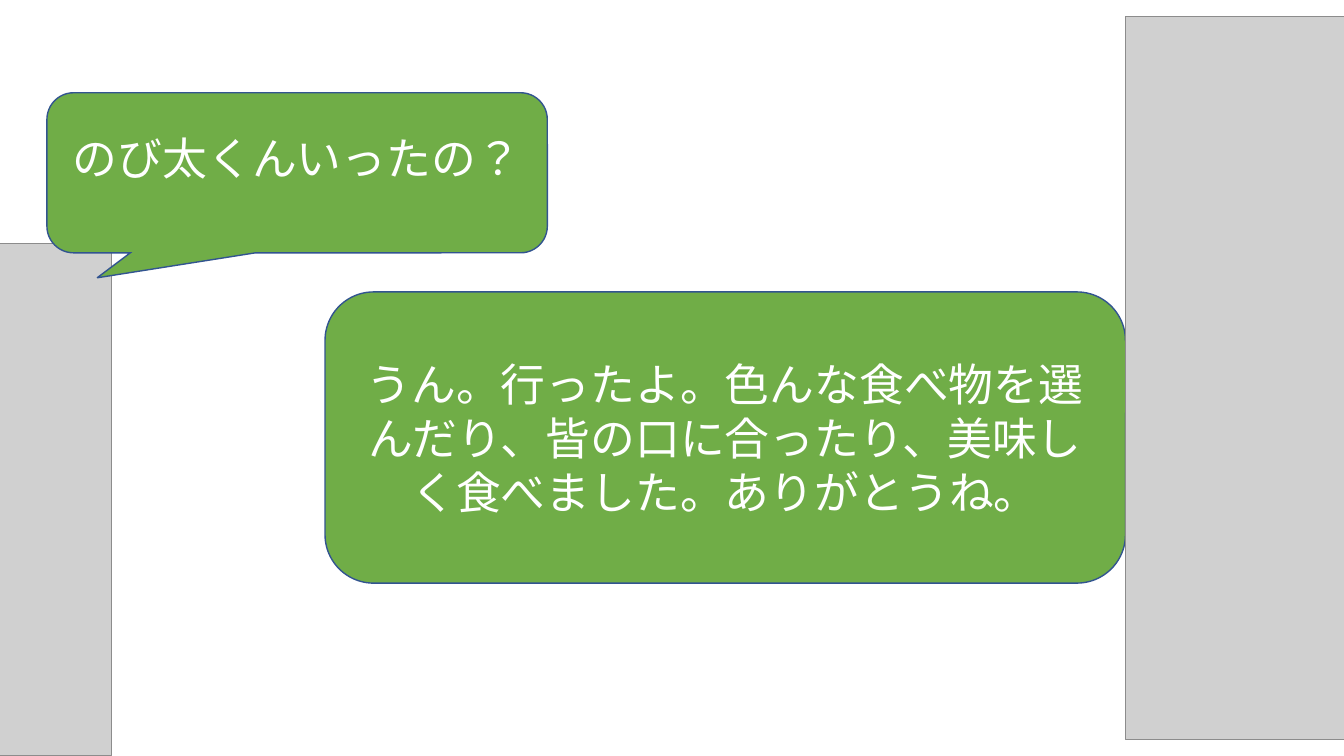
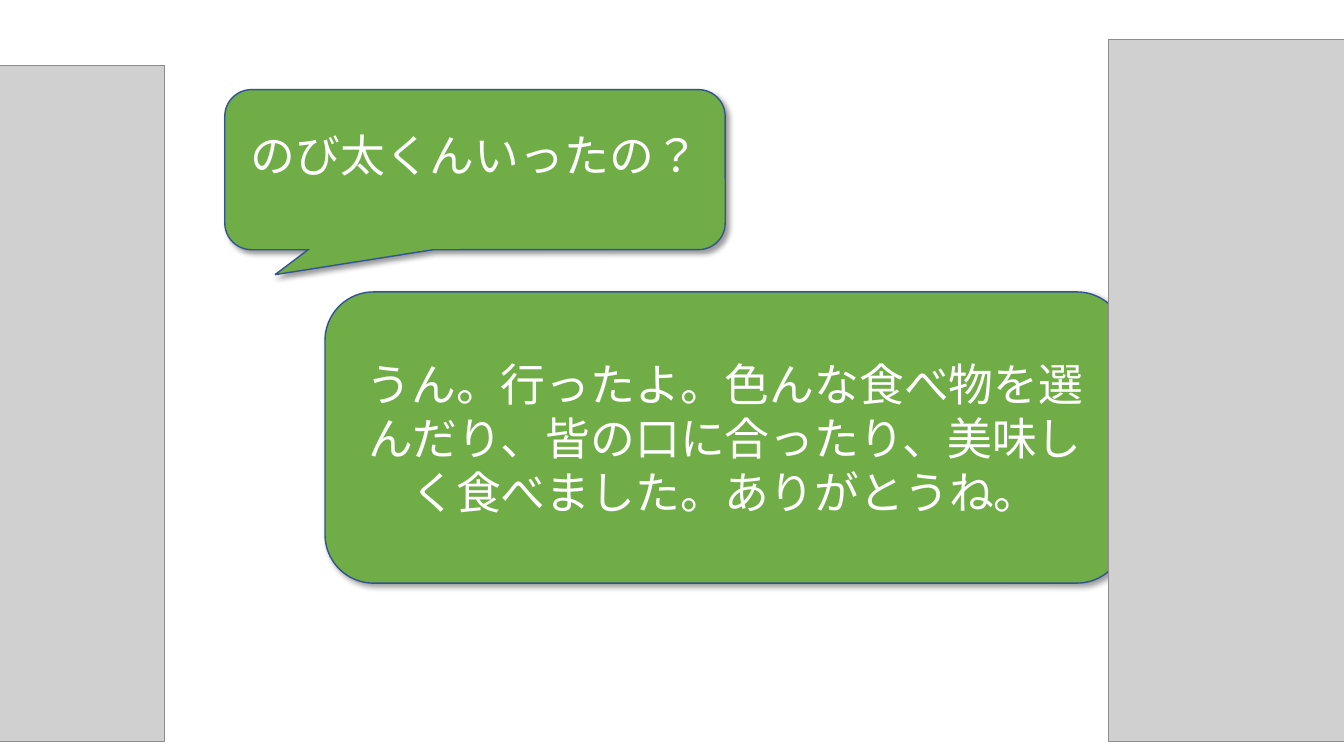
Before and after one commit to phuchung97/phuchung97.github.io, a slide deck: slide 12 of design/story.pptx. Drawn at 1344x756 pixels with LibreOffice and Linux fonts; fonts in the diff are those of the drawing; grey boxes stand for pictures; background and template pictures are left out. Boxes give left, top, right and bottom in pixels: in the first picture for what was removed or moved away, otherwise in the second. Text is boxed around its words. In the diff, an @@ line names an element or a change of style, - is before the commit and + after.

```diff
--- a/design/story.pptx
+++ b/design/story.pptx
@@ picture: place and size @@
-picture at (1126, 16, 1344, 740)
+picture at (1109, 39, 1344, 741)
@@ picture: place and size @@
-picture at (0, 244, 112, 756)
+picture at (0, 66, 164, 742)
@@ rounded speech box "のび太くんいったの？" at (225, 90, 725, 250): shadow on @@
@@ rounded speech box "のび太くんいったの？": place and size @@
-rounded speech box "のび太くんいったの？" at (47, 93, 547, 253)
+rounded speech box "のび太くんいったの？" at (225, 90, 725, 250)
@@ rounded speech box "うん。行ったよ。色んな食べ物を選んだり、皆の口に合ったり、美味しく食べました。ありがとうね。" at (325, 292, 1125, 584): shadow on @@
```
Also in this commit, not shown: 18 other slides changed, 49 other files.
